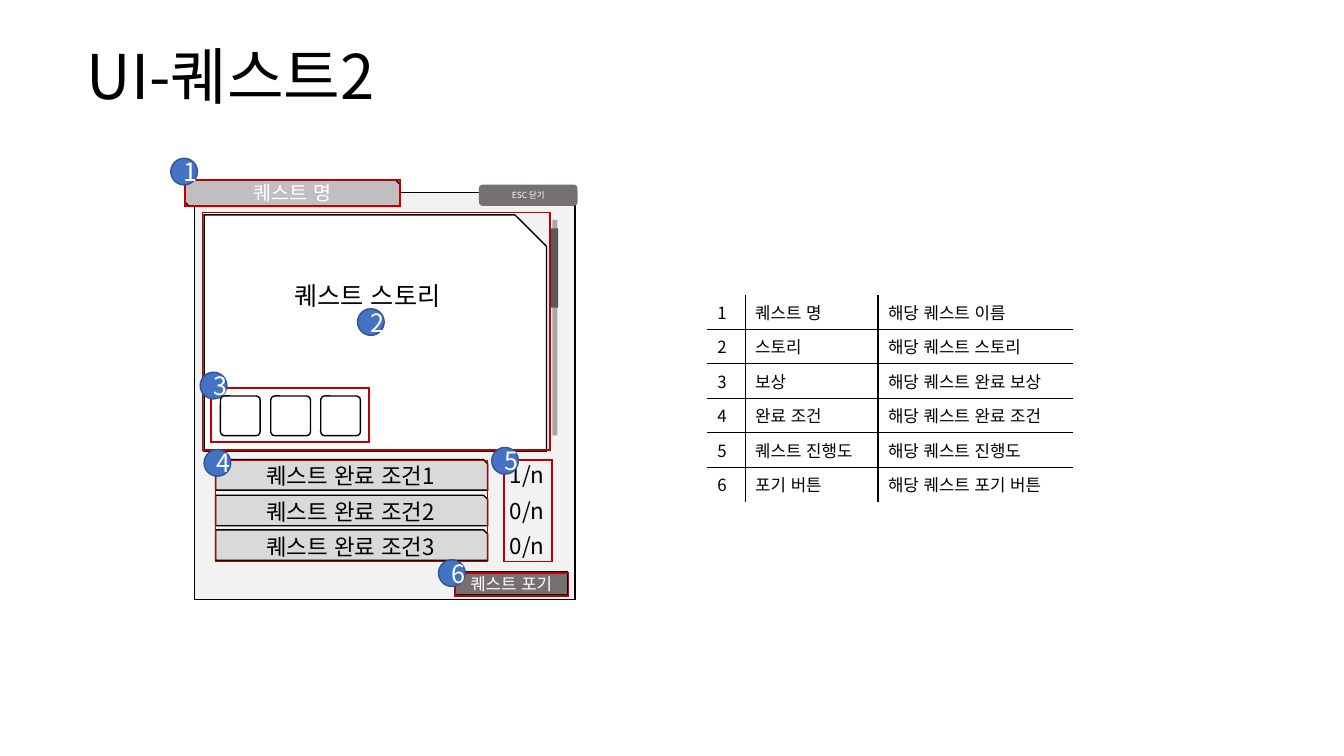
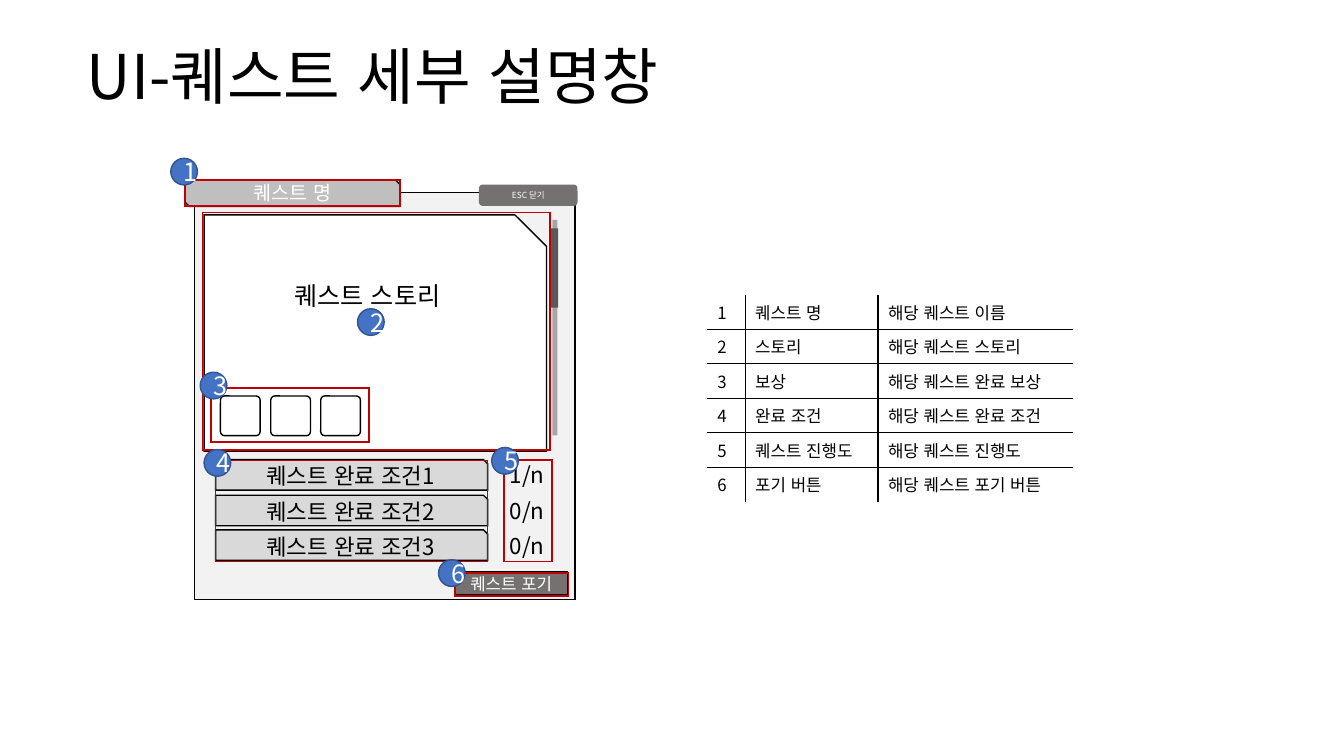
Before and after one commit to yjk0401/unityenginebasic_9th, a slide deck: slide 18 of 기획/방랑엽사전/퀘스트 시스템 기획서.pptx (slide 20 before the commit). Drawn at 1344x756 pixels with LibreOffice and Linux fonts; fonts in the diff are those of the drawing. Boxes give left, top, right and bottom in pixels: in the first picture for what was removed or moved away, otherwise in the second. Text is boxed around its words. In the diff, an @@ line names an element or a change of style, - is before the commit and + after.

```diff
--- a/기획/방랑엽사전/퀘스트 시스템 기획서.pptx
+++ b/기획/방랑엽사전/퀘스트 시스템 기획서.pptx
@@ text at [87,47,658,104]: text changed @@
-UI-퀘스트2
+UI-퀘스트 세부 설명창
```
Also in this commit, not shown: 1 other slide changed, 4 other files.
